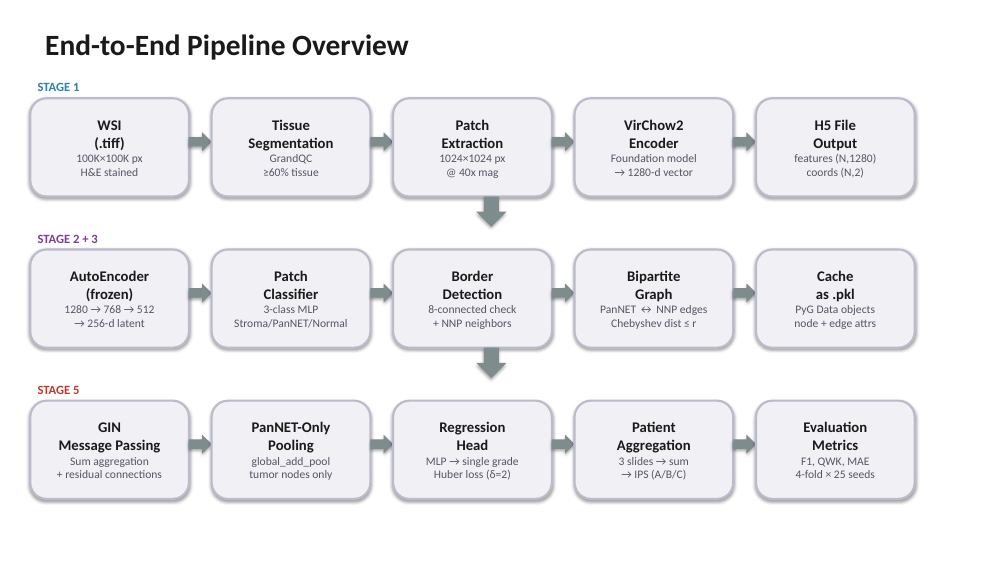
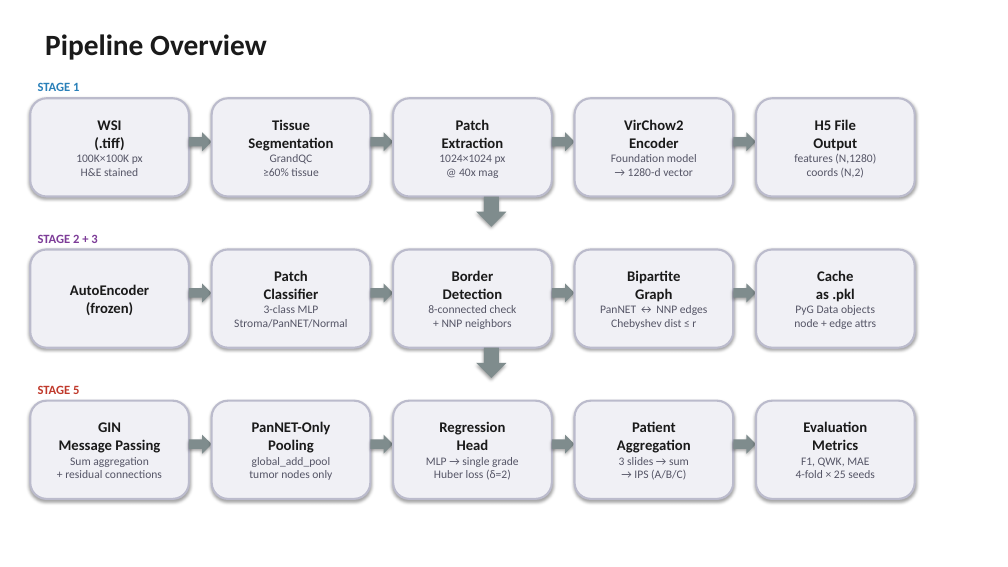
Before and after one commit to sinan-cakmak/pannet_pipeline, a slide deck: slide 3 of PanNET_Pipeline_Presentation.pptx. Drawn at 1008x567 pixels with LibreOffice and Linux fonts; fonts in the diff are those of the drawing. Boxes give left, top, right and bottom in pixels: in the first picture for what was removed or moved away, otherwise in the second. Text is boxed around its words. In the diff, an @@ line names an element or a change of style, - is before the commit and + after.

Commit message:
Add comprehensive pipeline guide for PanNET bipartite GNN
- Introduced `PIPELINE_GUIDE.md`, detailing the methodology, dataset, and processing stages for the PanNET bipartite GNN pipeline.
- Included sections on problem definition, dataset characteristics, core ideas, and step-by-step processing stages from WSI to graph construction.
- Updated `PanNET_Pipeline_Presentation.pptx` to reflect the latest changes in the pipeline documentation.

```diff
--- a/PanNET_Pipeline_Presentation.pptx
+++ b/PanNET_Pipeline_Presentation.pptx
@@ text at (45, 34, 267, 60): text changed @@
-End-to-End Pipeline Overview
+Pipeline Overview
@@ text in rounded rectangle at (64, 305, 155, 327): paragraph removed @@
-1280 → 768 → 512
-→ 256-d latent
```
Also in this commit, not shown: 4 other slides changed, 1 other file.
